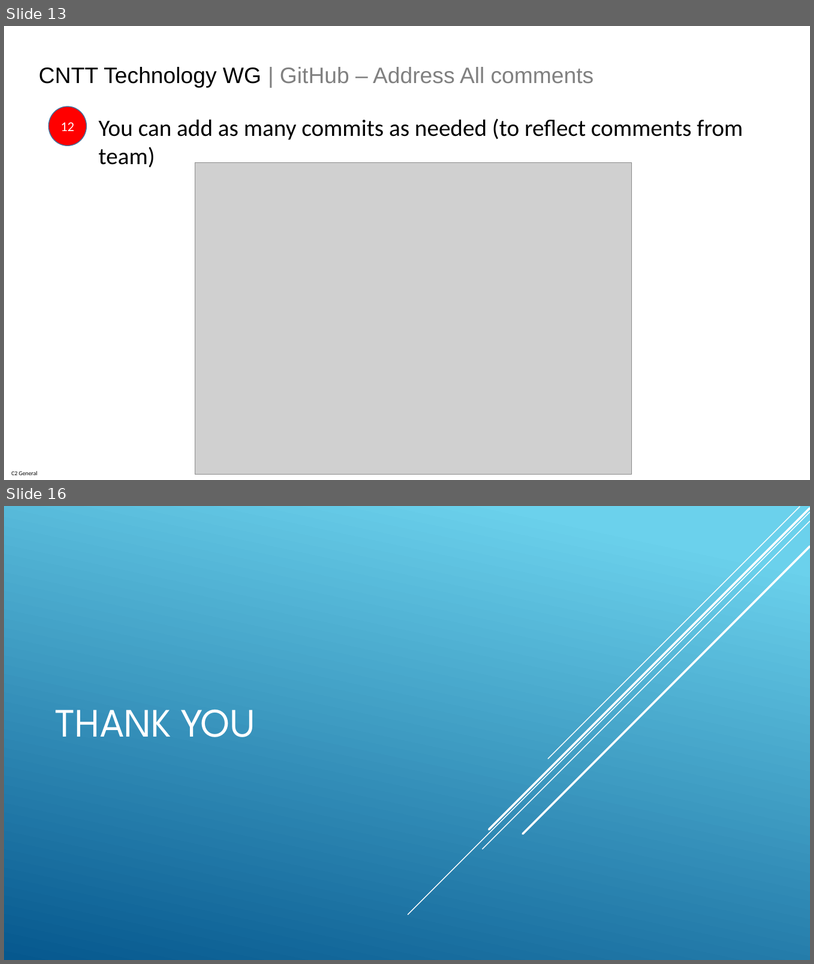
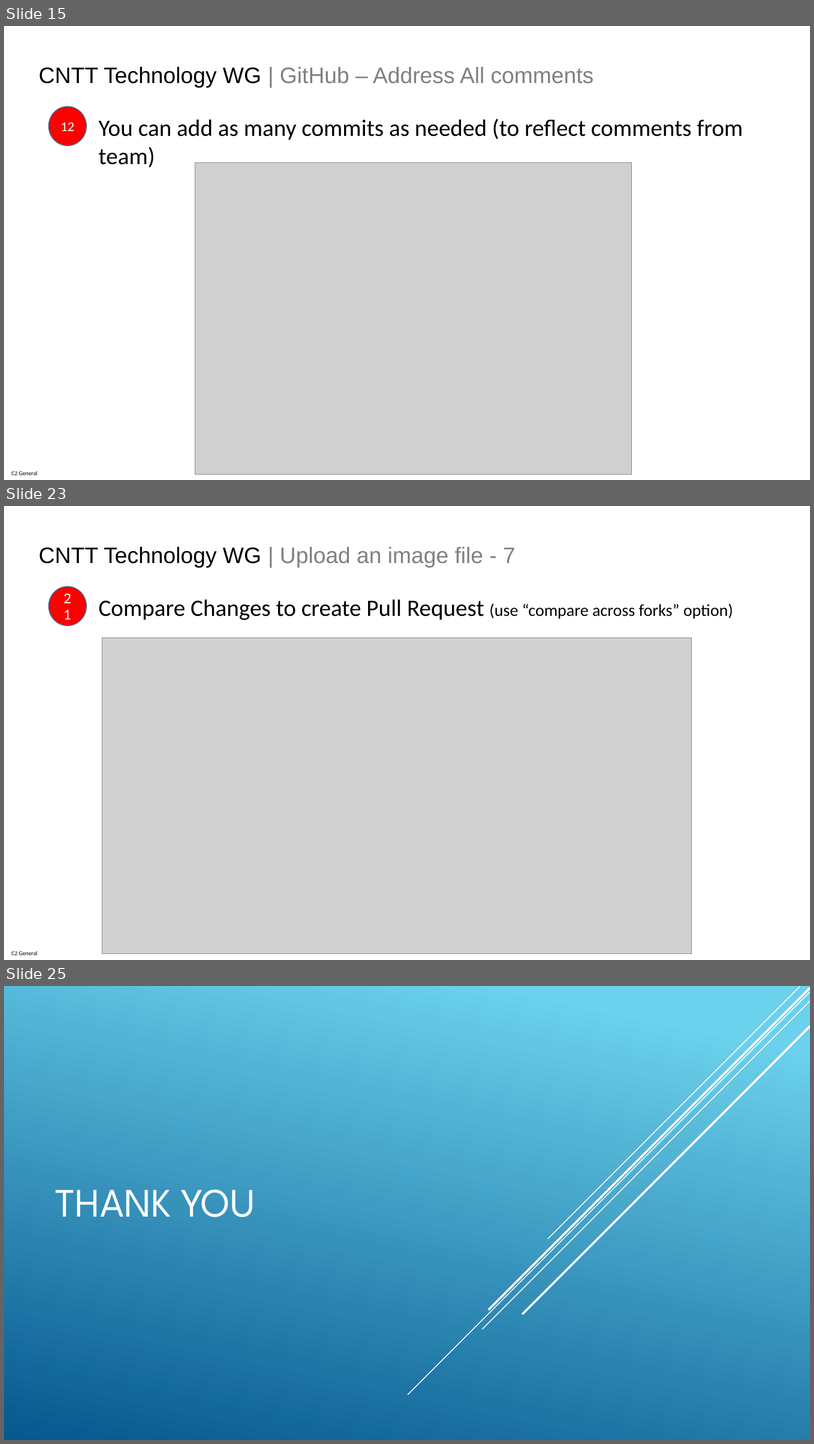
Before and after one commit to anuket-project/anuket-specifications, a slide deck: artifacts/CNTT_GitHub_Technical_WG_Process.pptx. Shown one above the other, each under a label of ours: slides 13 and 16 before the commit, slides 15, 23 and 25 after it; the slides between them are not shown. The pictures are 814x964 and 814x1444 pixels, drawn with LibreOffice and Linux fonts; fonts in the diff are those of the drawing; grey boxes stand for pictures. Boxes give left, top, right and bottom in pixels: in the first picture for what was removed or moved away, otherwise in the second. Text is boxed around its words. In the diff, an @@ line names an element or a change of style, - is before the commit and + after.

```diff
--- a/artifacts/CNTT_GitHub_Technical_WG_Process.pptx
+++ b/artifacts/CNTT_GitHub_Technical_WG_Process.pptx
@@ slide 23 added at (x1=4, y1=506, x2=810, y2=960), background #FFFFFF; not listed: 1 template element that a slide beside it also shows @@
@@ text added at (x1=39, y1=547, x2=516, y2=568), 26.7 pt, text #808080 @@
+CNTT Technology WG | Upload an image file - 7
@@ ellipse added at (x1=49, y1=586, x2=86, y2=626), fill #FF0000, outline #43739E 1 pt, 16 pt, text #FFFFFF @@
+21
@@ text added at (x1=99, y1=599, x2=734, y2=620), 28 pt, text #000000 @@
+Compare Changes to create Pull Request (use “compare across forks” option)
@@ picture added at (x1=102, y1=638, x2=692, y2=954) @@
@@ what was slide 13 is now slide 15 @@
@@ what was slide 16 is now slide 25 @@
```
Also in this commit, not shown: 2 slides changed, 8 other slides added.
